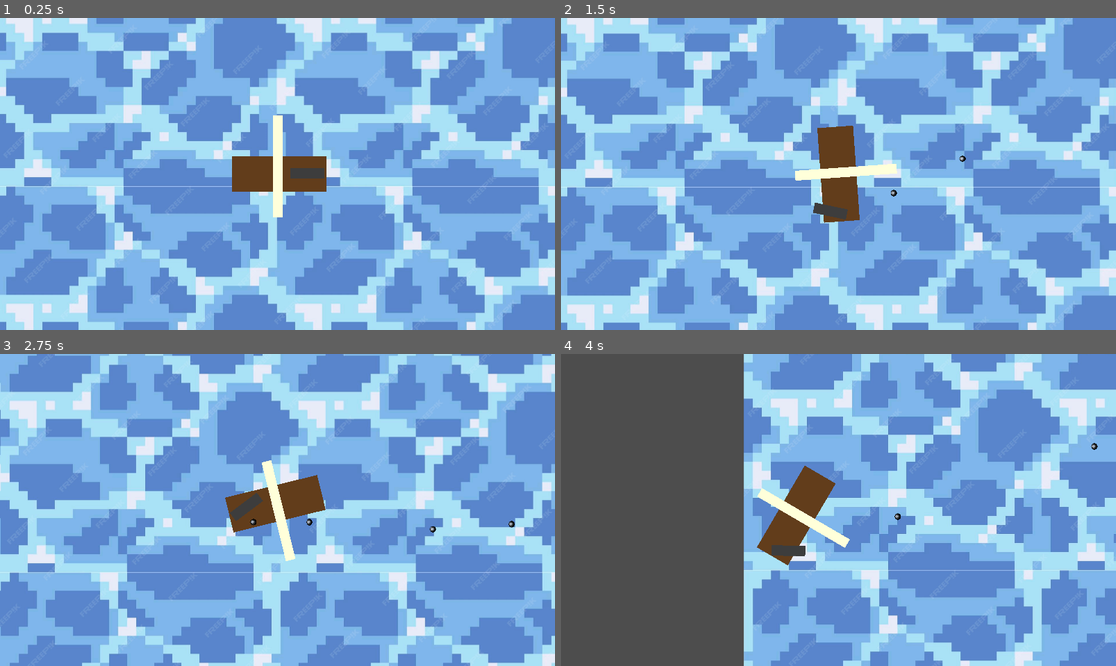
Above: before the commit, frames 1-4 (two rows, left to right).
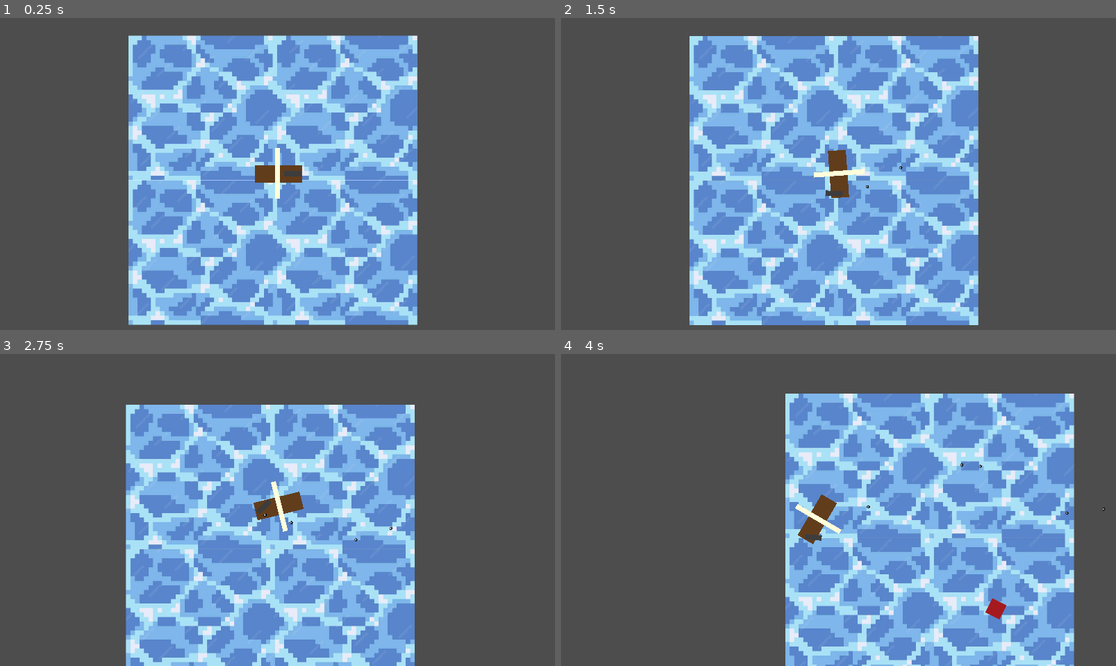
Above: after the commit, the same moments.

Repository: HephaistosForge/OceanDreamer
Game: Godot game, scene res://levels/main.tscn
The game is run twice, just before and just after one commit, with the same random seed, the same clock (stepped at 60 frames per second) and the same inputs.
Inputs (mouse positions are in pixels of both pictures, inside the frame that each line leads up to):
- Up to frame 1 (0.25 s): no input
- Up to frame 2 (1.5 s): tap Enter at 0.5 s; move the mouse to (960, 158) at 0.52 s; hold D (turn_right) 0.53-1.28 s; hold Space (shoot) 0.53-1.28 s; move the mouse to (727, 189) at 1.27 s; hold S (backward) from 1.28 s (still down); tap Space (shoot) at 1.35 s
- Up to frame 3 (2.75 s): move the mouse to (333, 441) at 2.02 s; release S (backward) at 2.03 s; hold D (turn_right) from 2.03 s (still down); hold Space (shoot) from 2.03 s (still down)
- Up to frame 4 (4 s): move the mouse to (810, 572) at 2.77 s; release D (turn_right) at 2.78 s; release Space (shoot) at 2.78 s; hold W (forward) 2.78-3.53 s; tap Space (shoot) at 2.85 s; move the mouse to (1005, 556) at 3.52 s; hold A (turn_left) from 3.53 s (still down); hold Space (shoot) from 3.53 s (still down)

The runs differ from the first frame. In frame 1, 84% of the frame differs, in the area x 0-100%, y 0-100%; in frame 2, 84%; in frame 3, 86%; in frame 4, 53%.

Commit message:
improve movement

Diff:
--- a/entities/ship/ship.gd
+++ b/entities/ship/ship.gd
@@ -1,13 +1,28 @@
 extends Entity
+
+@export var max_speed: int = 1000
 
 func _physics_process(delta: float) -> void:
 	var speed = Input.get_action_strength("forward") \
 		- Input.get_action_strength("backward") * 0.2
 	var turn = Input.get_axis("turn_left", "turn_right")
 
-	velocity -= delta * velocity
+	var rot_vec = Vector2(cos(rotation), sin(rotation))
+
+	# When the boat is going fast, and then turns sideways, reduce the velocity
+	# drastically, in order to show that it has more friction in that direction
+	velocity *= max(0.9, pow(abs(rot_vec.normalized().dot(velocity.normalized())), 0.2))
+
+	# reduce velocity continually in order to simulate friction
+	velocity -= delta * velocity * 0.2
+
+	# increase velocity if action is pressed
 	velocity += speed * Vector2(cos(rotation), sin(rotation)) * 2000 * delta
 
+	# normalize velocity after soem max speed
+	velocity /= max(1, velocity.length() / max_speed)
+
+	velocity = velocity.rotated(turn * delta)
 	rotate(turn * delta * 2)
 
 	move_and_slide()
--- a/entities/ship/ship.tscn
+++ b/entities/ship/ship.tscn
@@ -21,12 +21,13 @@
 texture = ExtResource("1_fi8el")
 
 [node name="Sail" parent="." instance=ExtResource("2_cw1b2")]
-position = Vector2(1, -24)
+position = Vector2(1, -3)
 
 [node name="Cannon" parent="." instance=ExtResource("3_ycsxb")]
 position = Vector2(144, -2)
 
 [node name="Camera2D" type="Camera2D" parent="."]
+zoom = Vector2(0.5, 0.5)
 position_smoothing_enabled = true
 
 [node name="CollisionShape2D" type="CollisionShape2D" parent="."]
